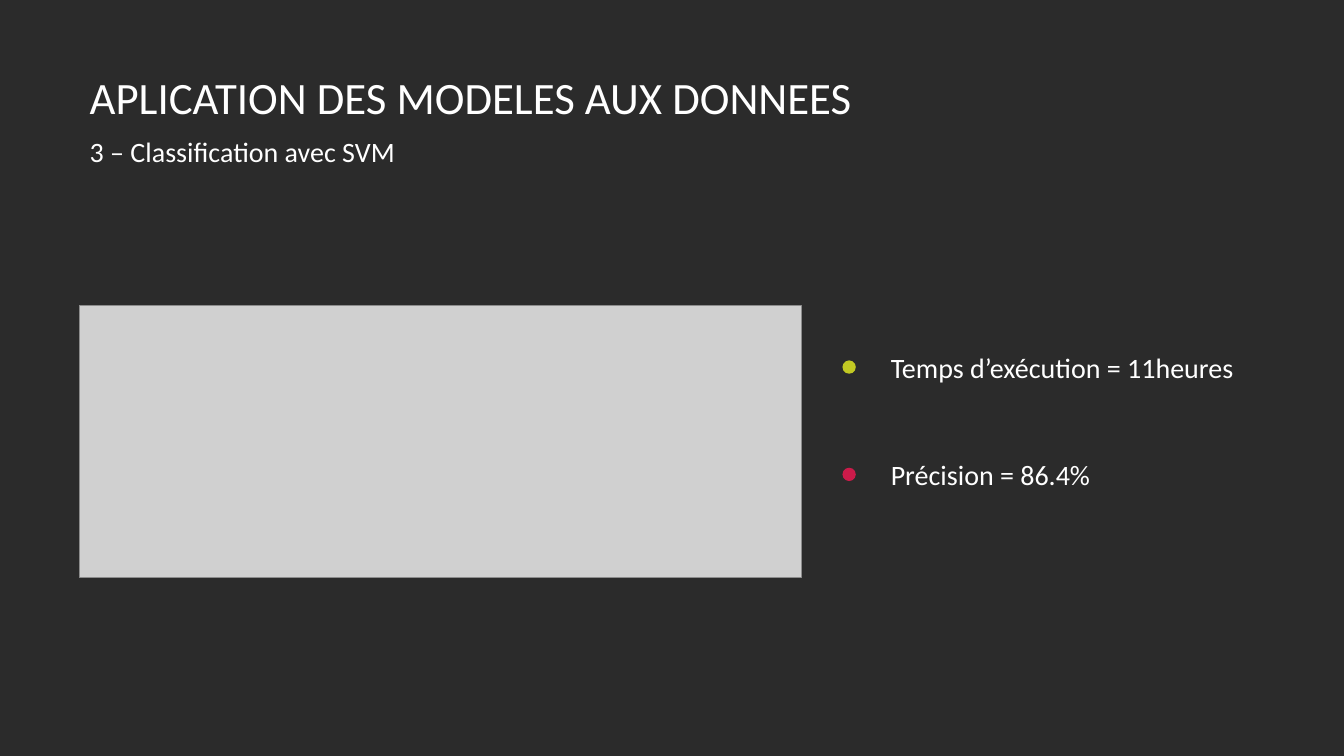
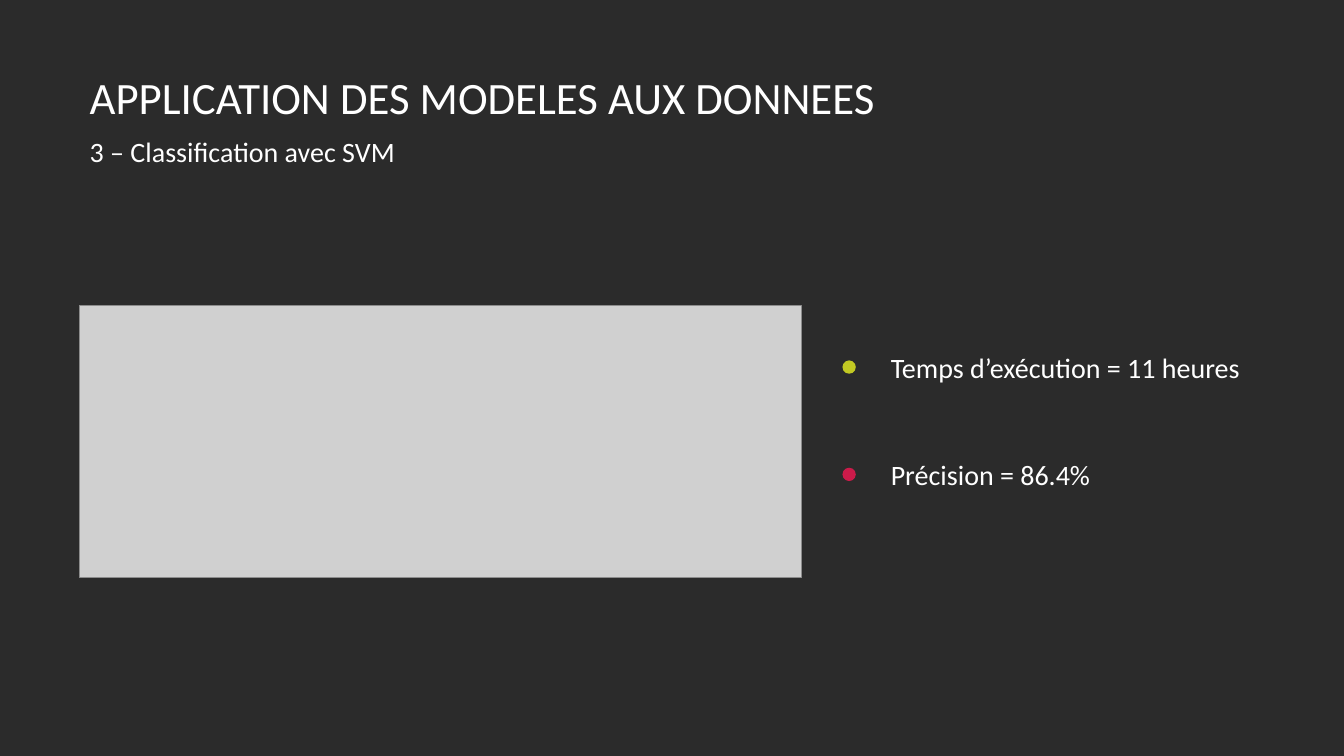
Before and after one commit to claponcet/DUT---IA-Detection-Cancer, a slide deck: slide 10 of Presentation.pptx. Drawn at 1344x756 pixels with LibreOffice and Linux fonts; fonts in the diff are those of the drawing; grey boxes stand for pictures; background and template pictures are left out; a plain dark background stands for a picture behind light text. Boxes give left, top, right and bottom in pixels: in the first picture for what was removed or moved away, otherwise in the second. Text is boxed around its words. In the diff, an @@ line names an element or a change of style, - is before the commit and + after.

```diff
--- a/Presentation.pptx
+++ b/Presentation.pptx
@@ text at (90, 85, 874, 115): text changed @@
-APLICATION DES MODELES AUX DONNEES
+APPLICATION DES MODELES AUX DONNEES
@@ text at (891, 358, 1240, 383): spaces changed @@
-Temps d’exécution = 11heures
+Temps d’exécution = 11 heures
```
Also in this commit, not shown: 2 other slides changed, 4 other files.
